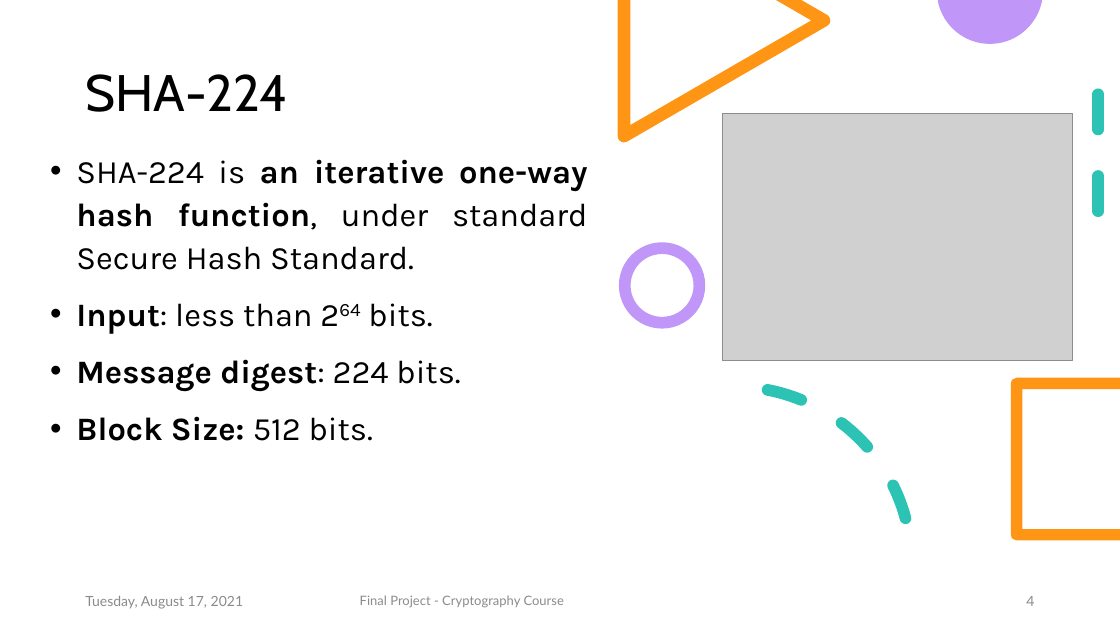
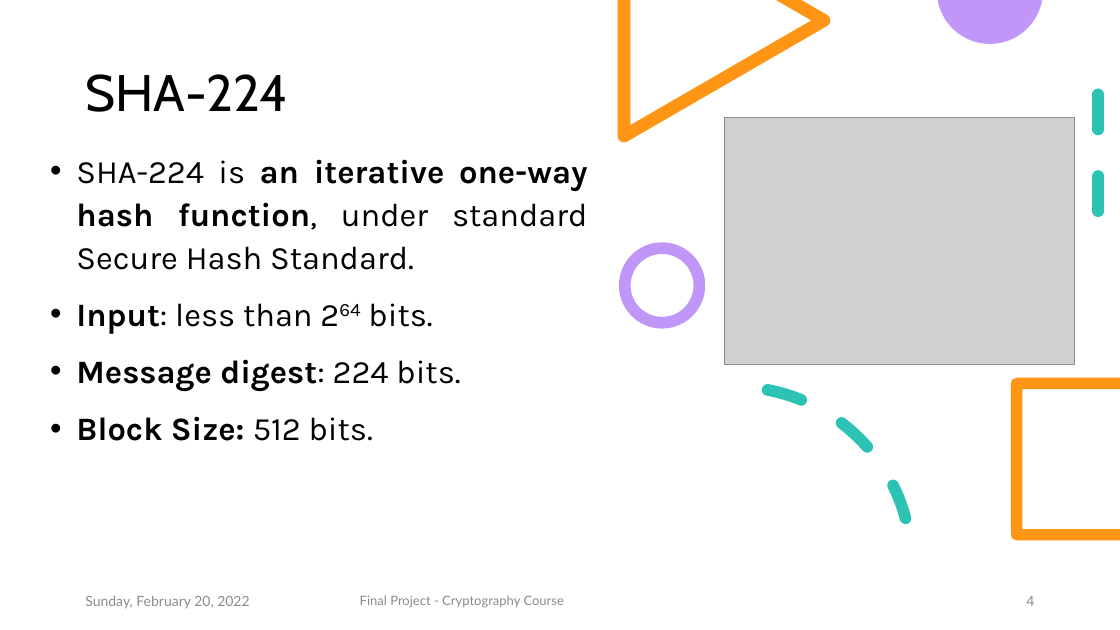
Before and after one commit to ldtanh/HCMUS-UCBL1.Master.Cryptography.SHA224-HMAC-HKDF, a slide deck: slide 4 of ppt.pptx. Drawn at 1120x630 pixels with LibreOffice and Linux fonts; fonts in the diff are those of the drawing; grey boxes stand for pictures. Boxes give left, top, right and bottom in pixels: in the first picture for what was removed or moved away, otherwise in the second. Text is boxed around its words. In the diff, an @@ line names an element or a change of style, - is before the commit and + after.

```diff
--- a/ppt.pptx
+++ b/ppt.pptx
@@ picture: place and size @@
-picture at (723,113,1073,360)
+picture at (725,118,1075,365)
@@ text at (85,596,249,609): text changed @@
-Tuesday, August 17, 2021
+Sunday, February 20, 2022
```
Also in this commit, not shown: 44 other slides changed, 1 slide added, 1 other file.
